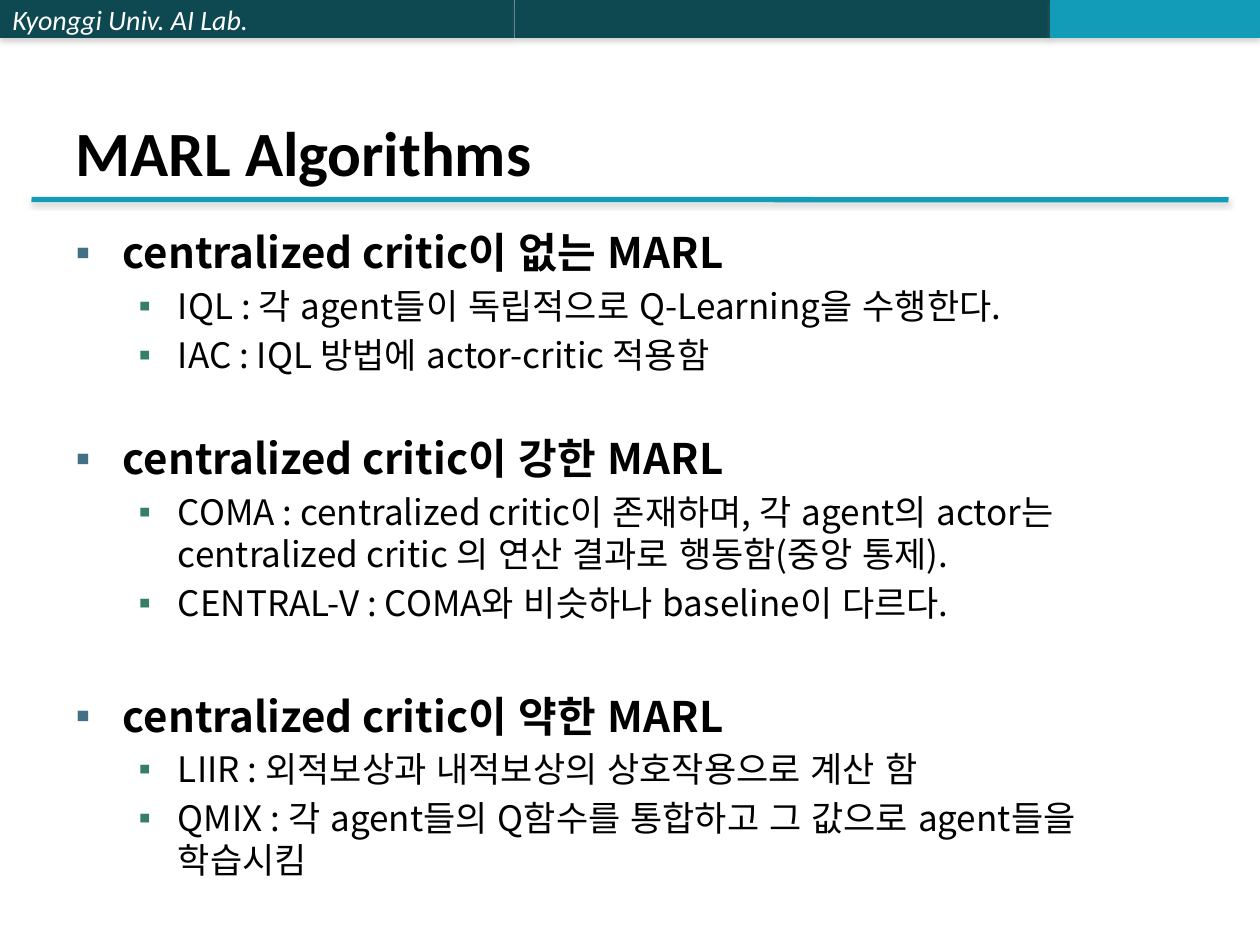
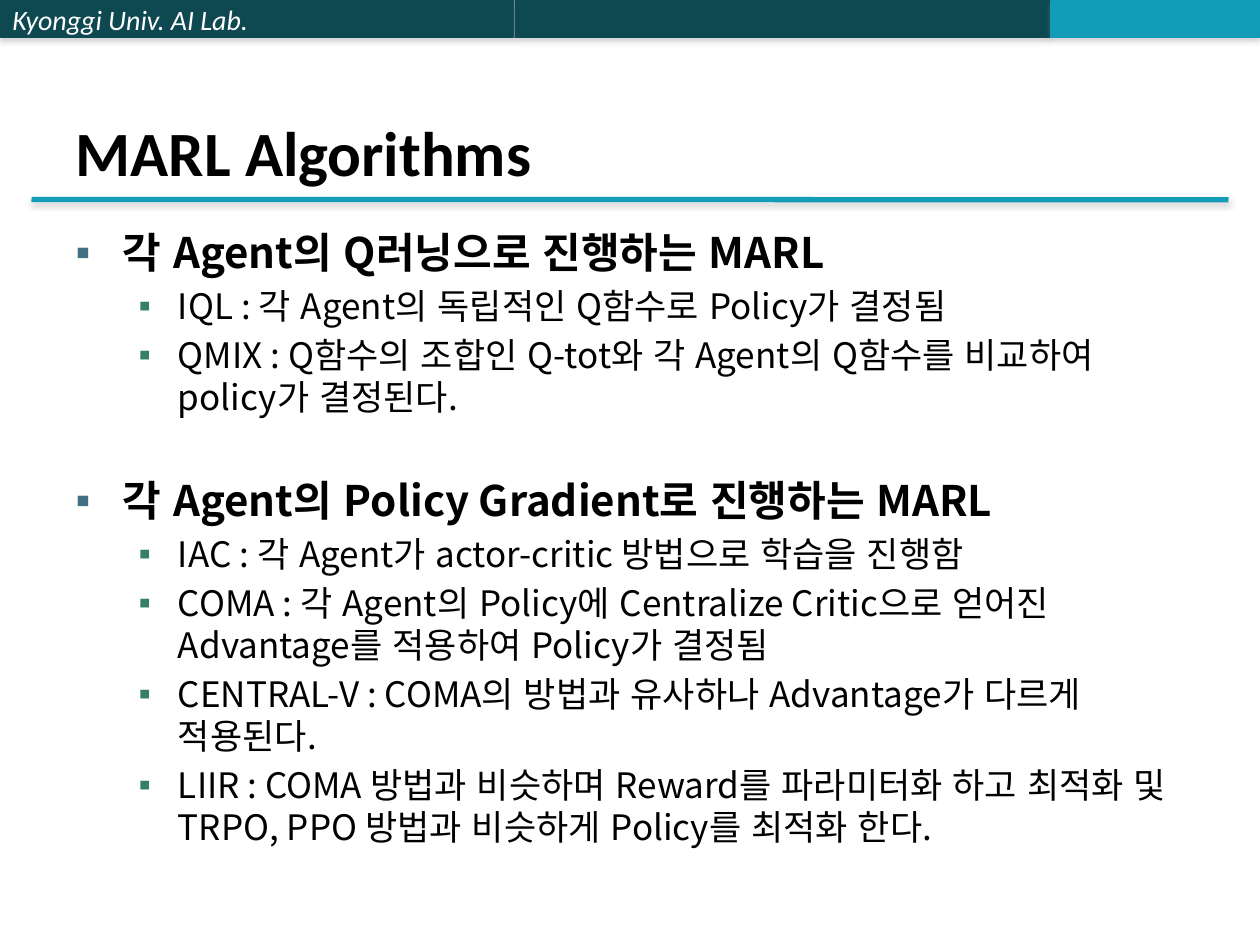
Before and after one commit to jk96491/PapersSeminar, a slide deck: slide 2 of Multi_Agent/ETC/PPTX/MARL 알고리즘 비교 분석.pptx. Drawn at 1260x945 pixels with LibreOffice and Linux fonts; fonts in the diff are those of the drawing. Boxes give left, top, right and bottom in pixels: in the first picture for what was removed or moved away, otherwise in the second. Text is boxed around its words. In the diff, an @@ line names an element or a change of style, - is before the commit and + after.

```diff
--- a/Multi_Agent/ETC/PPTX/MARL 알고리즘 비교 분석.pptx
+++ b/Multi_Agent/ETC/PPTX/MARL 알고리즘 비교 분석.pptx
@@ text at bbox=[123, 232, 1166, 848]: text changed @@
-▪ centralized critic이 없는 MARL
-  ▪ IQL : 각 agent들이 독립적으로 Q-Learning을 수행한다.
-  ▪ IAC : IQL 방법에 actor-critic 적용함
-▪ centralized critic이 강한 MARL
-  ▪ COMA : centralized critic이 존재하며, 각 agent의 actor는 centralized critic 의 연산 결과로 행동함(중앙 통제).
-  ▪ CENTRAL-V : COMA와 비슷하나 baseline이 다르다.
-▪ centralized critic이 약한 MARL
-  ▪ LIIR : 외적보상과 내적보상의 상호작용으로 계산 함
-  ▪ QMIX : 각 agent들의 Q함수를 통합하고 그 값으로 agent들을 학습시킴
+▪ 각 Agent의 Q러닝으로 진행하는 MARL
+  ▪ IQL : 각 Agent의 독립적인 Q함수로 Policy가 결정됨
+  ▪ QMIX : Q함수의 조합인 Q-tot와 각 Agent의 Q함수를 비교하여 policy가 결정된다.
+▪ 각 Agent의 Policy Gradient로 진행하는 MARL
+  ▪ IAC : 각 Agent가 actor-critic 방법으로 학습을 진행함
+  ▪ COMA : 각 Agent의 Policy에 Centralize Critic으로 얻어진 Advantage를 적용하여 Policy가 결정됨
+  ▪ CENTRAL-V : COMA의 방법과 유사하나 Advantage가 다르게 적용된다.
+  ▪ LIIR : COMA 방법과 비슷하며 Reward를 파라미터화 하고 최적화 및 TRPO, PPO 방법과 비슷하게 Policy를 최적화 한다.
```
Also in this commit, not shown: 7 other slides changed, 6 slides added, 6 slides removed.
